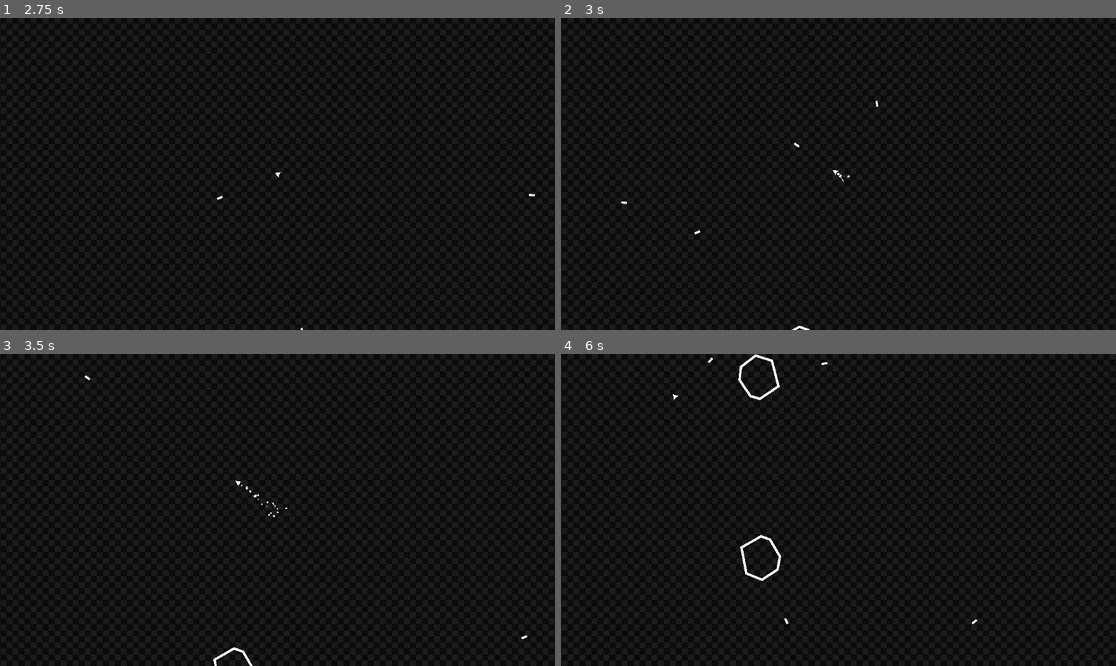
Above: before the commit, frames 1-4 (two rows, left to right).
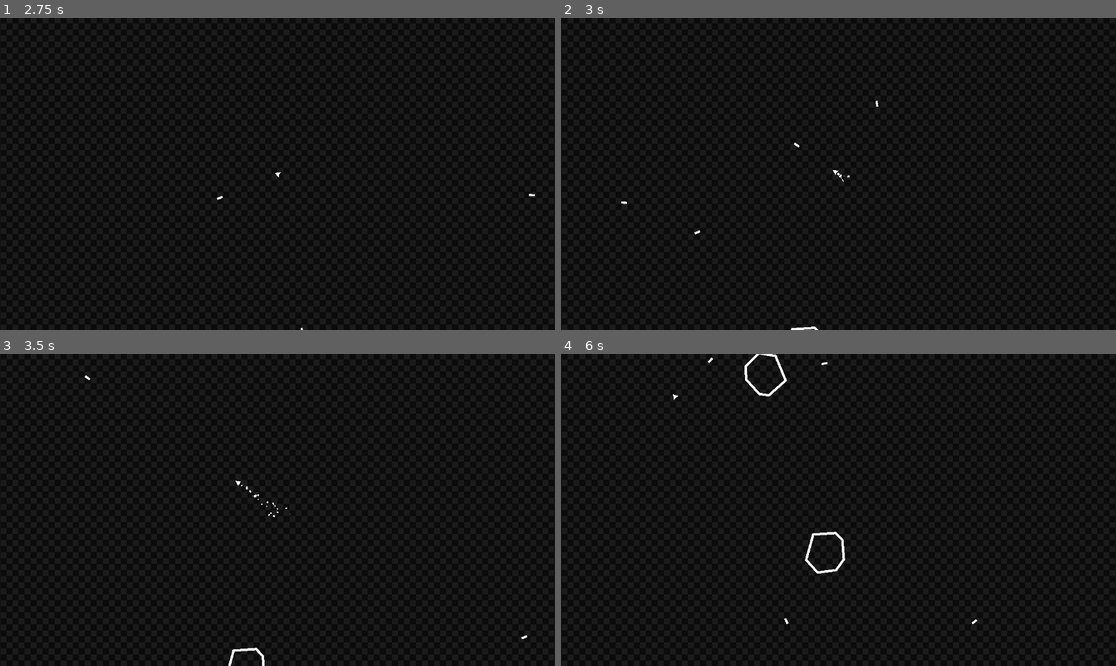
Above: after the commit, the same moments.

Repository: VI6IX/asteroidestroy
Game: Godot game, scene res://scenes/main.tscn
The game is run twice, just before and just after one commit, with the same random seed, the same clock (stepped at 60 frames per second) and the same inputs.
Inputs:
- Up to frame 1 (2.75 s): tap Enter at 0.5, 2 s; hold D (pan_Right) 0.53-1.28 s; hold Space (shoot) 0.53-1.28 s; hold A (pan_Left) 1.28-2.03 s; tap Space (shoot) at 1.35 s; hold D (pan_Right) from 2.03 s (still down); hold Space (shoot) from 2.03 s (still down)
- Up to frame 2 (3 s): release D (pan_Right) at 2.78 s; release Space (shoot) at 2.78 s; hold W (thrust) from 2.78 s (still down); tap Space (shoot) at 2.85 s
- Up to frame 3 (3.5 s): keep holding W (thrust)
- Up to frame 4 (6 s): release W (thrust) at 3.53 s; hold Space (shoot) 3.53-4.28 s; hold A (pan_Left) 3.53-5.78 s; tap Space (shoot) at 4.35, 5.85 s; hold Space (shoot) 5.03-5.78 s; hold D (pan_Right) from 5.78 s (still down)

Frame 1 is identical in both runs. In frame 2, less than 0.1% of the frame differs, in the area x 41-47%, y 98-100%; in frame 3, 0.2%; in frame 4, 0.8%, in the area x 31-52%, y 0-73%.

Commit message:
refactor: replace asteroid respawn off-screen with component_wrap
Because Asteroids already get instantaiated off-screen, I have added an extra 'can_wrap' condition to the component_wrap and a timer that runs when an asteroid is added to the scene, and once it times out, it sets can_wrap to true.Now, as long as an asteroid takes less than 5 seconds to cross the edge of the screen, which it does consistently, it will have a functional screen wrap.

Diff:
--- a/scenes/asteroid.tscn
+++ b/scenes/asteroid.tscn
@@ -1,7 +1,8 @@
-[gd_scene load_steps=3 format=3 uid="uid://c0df7pwpghk5t"]
+[gd_scene load_steps=4 format=3 uid="uid://c0df7pwpghk5t"]
 
 [ext_resource type="Script" uid="uid://cxli1nn0cc0o4" path="res://scripts/asteroid.gd" id="1_akfqu"]
 [ext_resource type="PackedScene" uid="uid://23cbls1yy4dw" path="res://scenes/components/component_damage.tscn" id="2_6mo6b"]
+[ext_resource type="PackedScene" uid="uid://ea2vv836t3ay" path="res://scenes/components/component_wrap.tscn" id="3_t4se3"]
 
 [node name="Asteroid" type="CharacterBody2D"]
 collision_layer = 4
@@ -29,5 +30,14 @@
 position = Vector2(4, -11)
 rect = Rect2(-92, -78, 185, 165)
 
+[node name="component_wrap" parent="." node_paths=PackedStringArray("COMPONENT_PARENT") instance=ExtResource("3_t4se3")]
+COMPONENT_PARENT = NodePath("..")
+
+[node name="wrap_timer" type="Timer" parent="."]
+wait_time = 5.0
+one_shot = true
+autostart = true
+
 [connection signal="screen_entered" from="VisibleOnScreenNotifier2D" to="." method="_on_visible_on_screen_notifier_2d_screen_entered"]
 [connection signal="screen_exited" from="VisibleOnScreenNotifier2D" to="." method="_on_visible_on_screen_notifier_2d_screen_exited"]
+[connection signal="timeout" from="wrap_timer" to="." method="_on_wrap_timer_timeout"]
--- a/scenes/asteroid_spawner.tscn
+++ b/scenes/asteroid_spawner.tscn
@@ -22,13 +22,14 @@
 autostart = true
 
 [node name="SpawnPath" type="Path2D" parent="."]
-scale = Vector2(0.42138073, 0.3933285)
+scale = Vector2(0.042, 0.039)
 curve = SubResource("Curve2D_l5w2k")
 
 [node name="SpawnLocation" type="PathFollow2D" parent="SpawnPath"]
 position = Vector2(-1260, -739)
 
 [node name="TargetPath" type="Path2D" parent="."]
+scale = Vector2(0.042, 0.039)
 curve = SubResource("Curve2D_yafkd")
 
 [node name="TargetPosition" type="PathFollow2D" parent="TargetPath"]
--- a/scripts/asteroid.gd
+++ b/scripts/asteroid.gd
@@ -1,9 +1,15 @@
 extends CharacterBody2D
 
 @onready var SCREEN := get_viewport_rect();
+@onready var wrap_Timer : Timer = $wrap_timer;
+@onready var COMPONENT_WRAP := $component_wrap;
 
 @export var SPEED : float = 100;
 @export var MAX_SPEED : float = 200;
+
+func _ready() -> void:
+	COMPONENT_WRAP.can_wrap = false;
+	print(str(COMPONENT_WRAP.can_wrap));
 
 func _process(delta: float) -> void:
 	if velocity.length() < MAX_SPEED:
@@ -12,7 +18,5 @@
 		velocity = velocity.limit_length(MAX_SPEED);
 	move_and_slide();
 
-func _on_visible_on_screen_notifier_2d_screen_exited() -> void:
-	queue_free();
-	GLOBAL_VARIABLES.asteroid_count -= 1;
-	#print("Off-screen asteroid destroyed; asteroid count reduced to " + str(GLOBAL_VARIABLES.asteroid_count));
+func _on_wrap_timer_timeout() -> void:
+	COMPONENT_WRAP.can_wrap = true;
--- a/scripts/components/component_wrap.gd
+++ b/scripts/components/component_wrap.gd
@@ -3,19 +3,21 @@
 @export var COMPONENT_PARENT : Node2D;
 @onready var SCREEN_SIZE = get_viewport_rect().size;
 
+var can_wrap :bool = true;
+
 func horizontal_wrap():
-	if COMPONENT_PARENT.position.x > (SCREEN_SIZE.x + COMPONENT_PARENT.scale.x):
+	if COMPONENT_PARENT.position.x > (SCREEN_SIZE.x + COMPONENT_PARENT.scale.x) and can_wrap == true:
 		#print(str(COMPONENT_PARENT.name) + " has passed the right screen boundary");
 		COMPONENT_PARENT.position.x = -SCREEN_SIZE.x + 1;
-	if COMPONENT_PARENT.position.x < -(SCREEN_SIZE.x - COMPONENT_PARENT.scale.x):
+	if COMPONENT_PARENT.position.x < -(SCREEN_SIZE.x - COMPONENT_PARENT.scale.x) and can_wrap == true:
 		#print(str(COMPONENT_PARENT.name) + " has passed the left screen boundary");
 		COMPONENT_PARENT.position.x = SCREEN_SIZE.x - 1;
 
 func vertical_wrap():
-	if COMPONENT_PARENT.position.y < -(SCREEN_SIZE.y + COMPONENT_PARENT.scale.y):
+	if COMPONENT_PARENT.position.y < -(SCREEN_SIZE.y + COMPONENT_PARENT.scale.y) and can_wrap == true:
 		#print(str(COMPONENT_PARENT.name) + " has passed the upper screen boundary");
 		COMPONENT_PARENT.position.y = SCREEN_SIZE.y - 1;
-	if COMPONENT_PARENT.position.y > (SCREEN_SIZE.y + COMPONENT_PARENT.scale.y):
+	if COMPONENT_PARENT.position.y > (SCREEN_SIZE.y + COMPONENT_PARENT.scale.y) and can_wrap == true:
 		#print(str(COMPONENT_PARENT.name) + " has passed the lower screen boundary");
 		COMPONENT_PARENT.position.y = -SCREEN_SIZE.y - 1;
 
